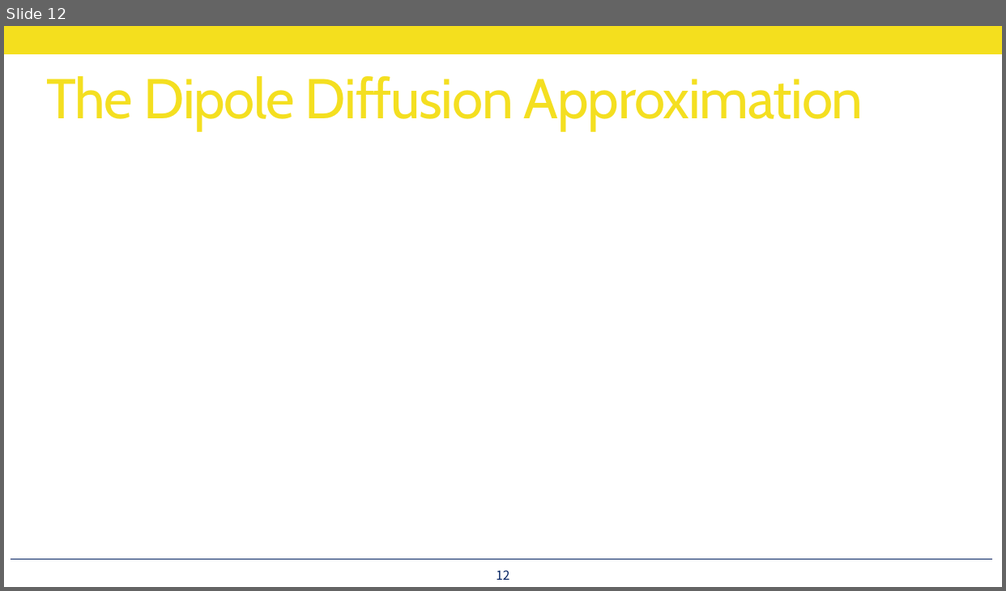
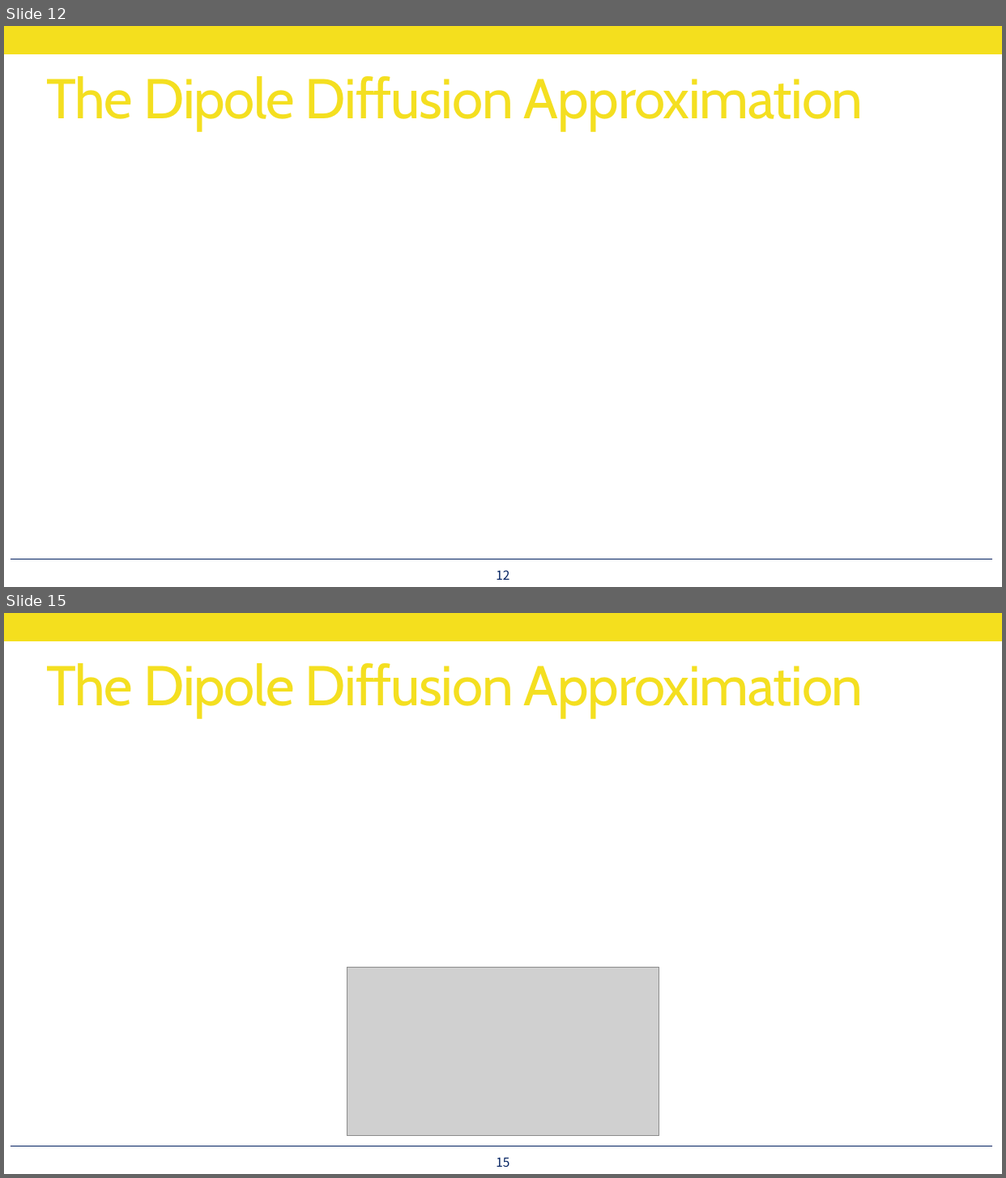
Before and after one commit to utilForever/PBRStudy, a slide deck: Physically Based Rendering - Chapter 16, Part 3.pptx. Shown one above the other, each under a label of ours: slide 12 before the commit, slides 12 and 15 after it; the slides between them are not shown. The pictures are 1006x591 and 1006x1178 pixels, drawn with LibreOffice and Linux fonts; fonts in the diff are those of the drawing; grey boxes stand for pictures. Boxes give left, top, right and bottom in pixels: in the first picture for what was removed or moved away, otherwise in the second. Text is boxed around its words. In the diff, an @@ line names an element or a change of style, - is before the commit and + after.

```diff
--- a/Physically Based Rendering - Chapter 16, Part 3.pptx
+++ b/Physically Based Rendering - Chapter 16, Part 3.pptx
@@ slide 15 added at (4,613,1002,1174), background #FFFFFF; not listed: 2 template elements that a slide beside it also shows @@
@@ title added at (46,663,863,718), 54 pt, text #F4DF1E @@
+The Dipole Diffusion Approximation
@@ picture added at (347,968,658,1137) @@
@@ page number added at (496,1157,509,1167), 12 pt, text #002060 @@
+15
```
Also in this commit, not shown: 6 other slides added.
